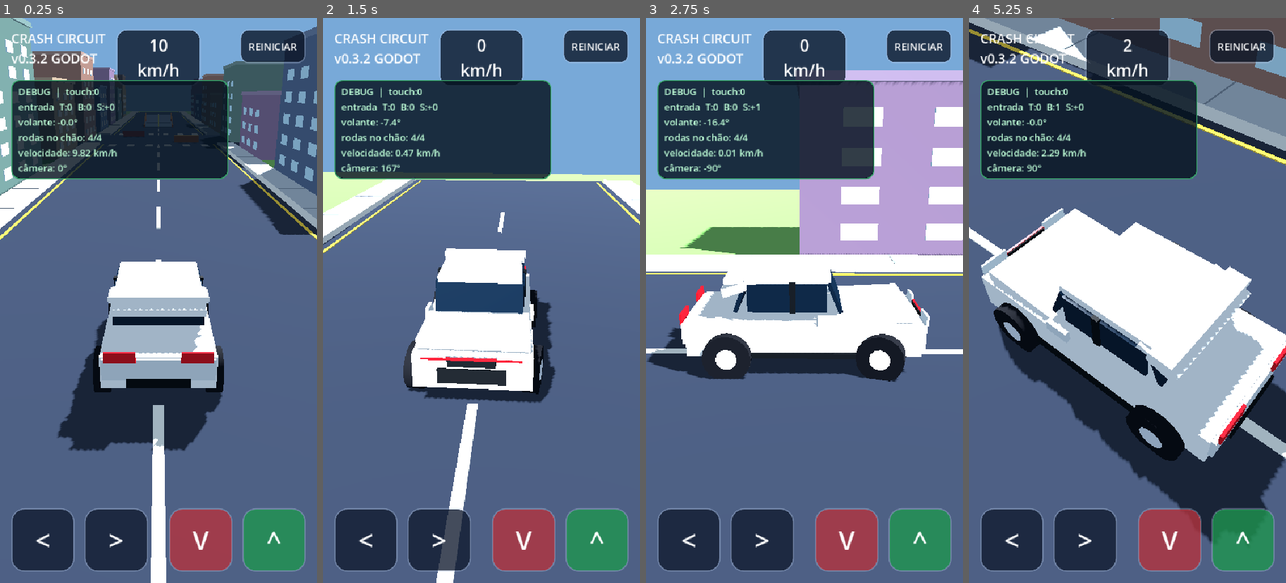
Above: before the commit, frames 1-4 (left to right).
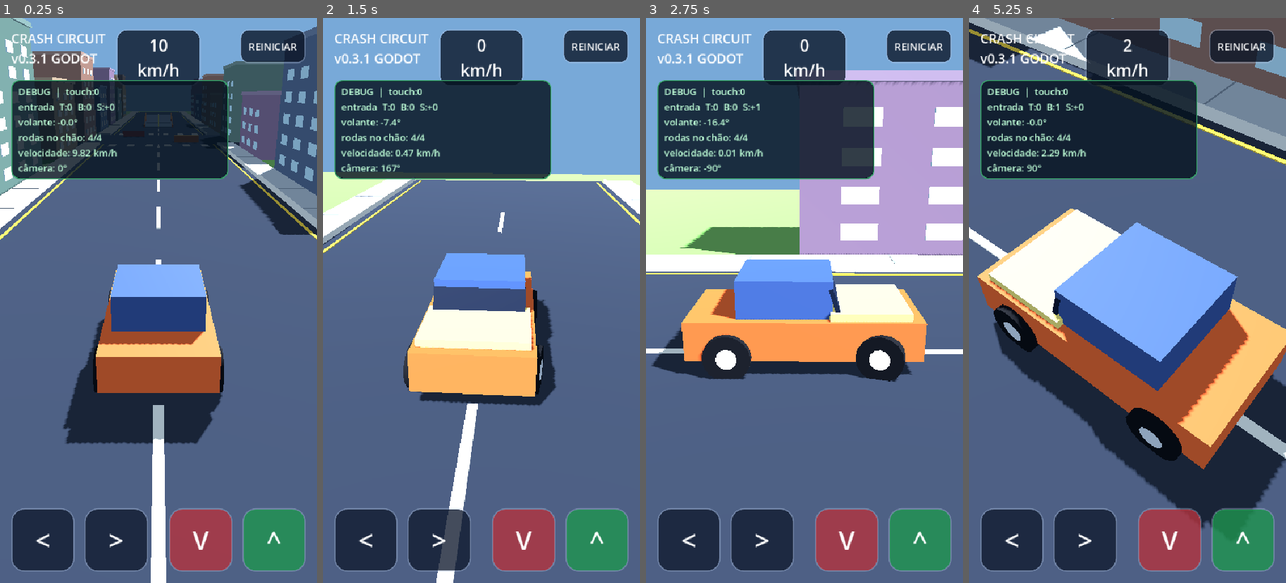
Above: after the commit, the same moments.

Repository: rasuda/Cargame-
Game: Godot game, scene res://scenes/main.tscn
Same seed, same stepped clock (60 frames per second), same inputs: the game is played once before the commit and once after it.
Inputs (mouse positions are in pixels of both pictures, inside the frame that each line leads up to):
- Up to frame 1 (0.25 s): no input
- Up to frame 2 (1.5 s): move the mouse to (551, 272) at 0.52 s; hold D (steer_right) 0.53-1.25 s; tap C (cycle_camera) at 0.6 s; click (551, 272) at 0.67 s; drag from (418, 328) to (465, 413) at 1.27 s
- Up to frame 3 (2.75 s): move the mouse to (836, 176) at 2.02 s; hold D (steer_right) from 2.03 s (still down); tap C (cycle_camera) at 2.1 s
- Up to frame 4 (5.25 s): release D (steer_right) at 2.75 s; drag from (1111, 413) to (1032, 215) at 2.77 s; move the mouse to (1222, 385) at 3.52 s; hold A (steer_left) 3.53-4.25 s; tap C (cycle_camera) at 3.6, 5.1 s; drag from (1032, 215) to (1079, 159) at 4.27 s; move the mouse to (1143, 300) at 5.02 s; hold S (brake) from 5.03 s (still down); click (1143, 300) at 5.17 s

The runs differ from the first frame. In frame 1, 8.6% of the frame differs, in the area x 12-70%, y 6-77%; in frame 2, 7.7%; in frame 3, 9.4%; in frame 4, 21%, in the area x 2-100%, y 6-93%.

Commit message:
Revert GTI model and restore v0.3.1

Diff:
--- a/scripts/arcade_car.gd
+++ b/scripts/arcade_car.gd
@@ -90,44 +90,22 @@
 	collision.position = Vector3(0.0, 0.62, 0.0)
 	add_child(collision)
 
-	var white := Color("f4f5f4")
-	var white_shadow := Color("d8dcdf")
-	var glass := Color("182838")
-	var trim := Color("15191d")
-	var red := Color("d51f2a")
+	var body := _box_mesh(Vector3(2.08, 0.72, 4.25), Color("f26a38"))
+	body.position = Vector3(0.0, 0.66, 0.0)
+	add_child(body)
 
-	# Compact five-door hatchback body, based on the Golf GTI Mk7 proportions.
-	_add_body_part(Vector3(1.98, 0.60, 4.18), Vector3(0.0, 0.68, 0.0), white, Vector3.ZERO, 0.32)
-	_add_body_part(Vector3(1.88, 0.18, 1.34), Vector3(0.0, 1.06, 1.25), white, Vector3(deg_to_rad(-3.0), 0.0, 0.0), 0.28)
-	_add_body_part(Vector3(1.58, 0.16, 1.63), Vector3(0.0, 1.69, -0.34), white, Vector3.ZERO, 0.28)
-	_add_body_part(Vector3(1.68, 0.16, 0.62), Vector3(0.0, 1.58, -1.14), white, Vector3(deg_to_rad(-18.0), 0.0, 0.0), 0.30)
+	var hood := _box_mesh(Vector3(1.92, 0.20, 1.45), Color("ffe477"))
+	hood.position = Vector3(0.0, 1.06, 1.18)
+	add_child(hood)
 
-	# Windows and pillars give the characteristic squared-off Mk7 greenhouse.
-	_add_body_part(Vector3(1.64, 0.58, 0.07), Vector3(0.0, 1.40, 0.54), glass, Vector3(deg_to_rad(-23.0), 0.0, 0.0), 0.16)
-	_add_body_part(Vector3(1.65, 0.53, 0.07), Vector3(0.0, 1.39, -1.13), glass, Vector3(deg_to_rad(20.0), 0.0, 0.0), 0.16)
-	for side_value in [-1.0, 1.0]:
-		var side: float = float(side_value)
-		_add_body_part(Vector3(0.055, 0.50, 1.40), Vector3(side * 0.815, 1.40, -0.30), glass, Vector3.ZERO, 0.16)
-		_add_body_part(Vector3(0.065, 0.55, 0.11), Vector3(side * 0.845, 1.42, -0.20), trim, Vector3.ZERO, 0.65)
-		_add_body_part(Vector3(0.07, 0.10, 3.28), Vector3(side * 1.005, 0.40, -0.10), trim, Vector3.ZERO, 0.72)
-		_add_body_part(Vector3(0.075, 0.18, 0.38), Vector3(side * 0.99, 1.05, 0.42), white_shadow, Vector3.ZERO, 0.34)
+	var cabin := _box_mesh(Vector3(1.70, 0.72, 1.72), Color("40588e"))
+	cabin.position = Vector3(0.0, 1.35, -0.35)
+	add_child(cabin)
 
-	# GTI-style front fascia: twin headlights, black honeycomb area and red stripe.
-	_add_body_part(Vector3(1.92, 0.45, 0.16), Vector3(0.0, 0.70, 2.08), white_shadow, Vector3.ZERO, 0.36)
-	_add_body_part(Vector3(1.12, 0.26, 0.035), Vector3(0.0, 0.66, 2.17), trim, Vector3.ZERO, 0.78)
-	_add_body_part(Vector3(0.78, 0.15, 0.040), Vector3(0.0, 0.91, 2.17), trim, Vector3.ZERO, 0.74)
-	_add_body_part(Vector3(1.62, 0.035, 0.045), Vector3(0.0, 0.98, 2.19), red, Vector3.ZERO, 0.38)
-	_add_body_part(Vector3(0.48, 0.16, 0.045), Vector3(-0.65, 1.00, 2.18), Color("eaf4f6"), Vector3.ZERO, 0.10)
-	_add_body_part(Vector3(0.48, 0.16, 0.045), Vector3(0.65, 1.00, 2.18), Color("eaf4f6"), Vector3.ZERO, 0.10)
-	_add_body_part(Vector3(0.26, 0.045, 0.047), Vector3(-0.65, 1.04, 2.205), Color("ffffff"), Vector3.ZERO, 0.05)
-	_add_body_part(Vector3(0.26, 0.045, 0.047), Vector3(0.65, 1.04, 2.205), Color("ffffff"), Vector3.ZERO, 0.05)
-
-	# Rear hatch, spoiler, dark diffuser and angular red tail lamps.
-	_add_body_part(Vector3(1.92, 0.38, 0.14), Vector3(0.0, 0.78, -2.09), white_shadow, Vector3.ZERO, 0.38)
-	_add_body_part(Vector3(1.08, 0.16, 0.035), Vector3(0.0, 0.54, -2.18), trim, Vector3.ZERO, 0.80)
-	_add_body_part(Vector3(0.53, 0.20, 0.045), Vector3(-0.64, 1.03, -2.17), red, Vector3.ZERO, 0.22)
-	_add_body_part(Vector3(0.53, 0.20, 0.045), Vector3(0.64, 1.03, -2.17), red, Vector3.ZERO, 0.22)
-	_add_body_part(Vector3(1.76, 0.10, 0.34), Vector3(0.0, 1.72, -1.22), white, Vector3(deg_to_rad(-4.0), 0.0, 0.0), 0.28)
+	var windshield := _box_mesh(Vector3(1.73, 0.48, 0.08), Color("172239"))
+	windshield.position = Vector3(0.0, 1.34, 0.54)
+	windshield.rotation.x = deg_to_rad(-18.0)
+	add_child(windshield)
 
 
 func _build_wheels() -> void:
@@ -178,19 +156,11 @@
 	wheel.add_child(hub)
 
 
-func _add_body_part(size: Vector3, part_position: Vector3, color: Color, part_rotation := Vector3.ZERO, roughness_value := 0.60) -> MeshInstance3D:
-	var part := _box_mesh(size, color, roughness_value)
-	part.position = part_position
-	part.rotation = part_rotation
-	add_child(part)
-	return part
-
-
-func _box_mesh(size: Vector3, color: Color, roughness_value := 0.72) -> MeshInstance3D:
+func _box_mesh(size: Vector3, color: Color) -> MeshInstance3D:
 	var instance := MeshInstance3D.new()
 	var mesh := BoxMesh.new()
 	mesh.size = size
-	mesh.material = _material(color, roughness_value)
+	mesh.material = _material(color, 0.72)
 	instance.mesh = mesh
 	return instance
 
--- a/scripts/hud.gd
+++ b/scripts/hud.gd
@@ -1,7 +1,7 @@
 class_name GameHud
 extends Control
 
-const VERSION := "v0.3.2 GODOT"
+const VERSION := "v0.3.1 GODOT"
 
 var title_label: Label
 var speed_label: Label
Not shown, changed: export_presets.cfg
Not shown, changed: .github/workflows/deploy.yml
